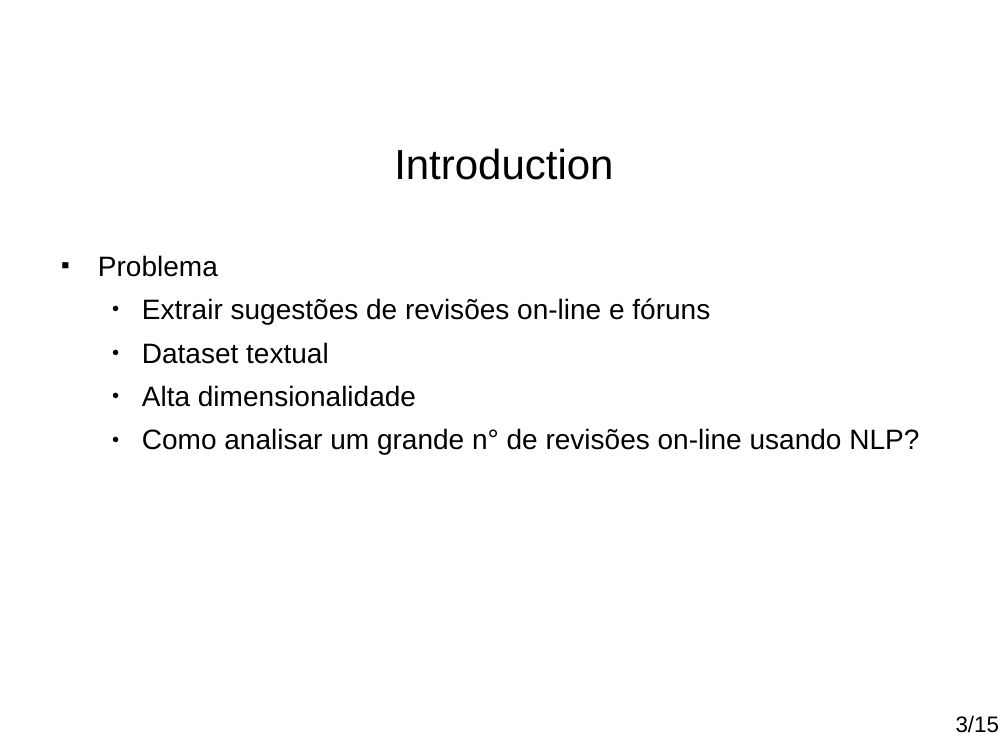
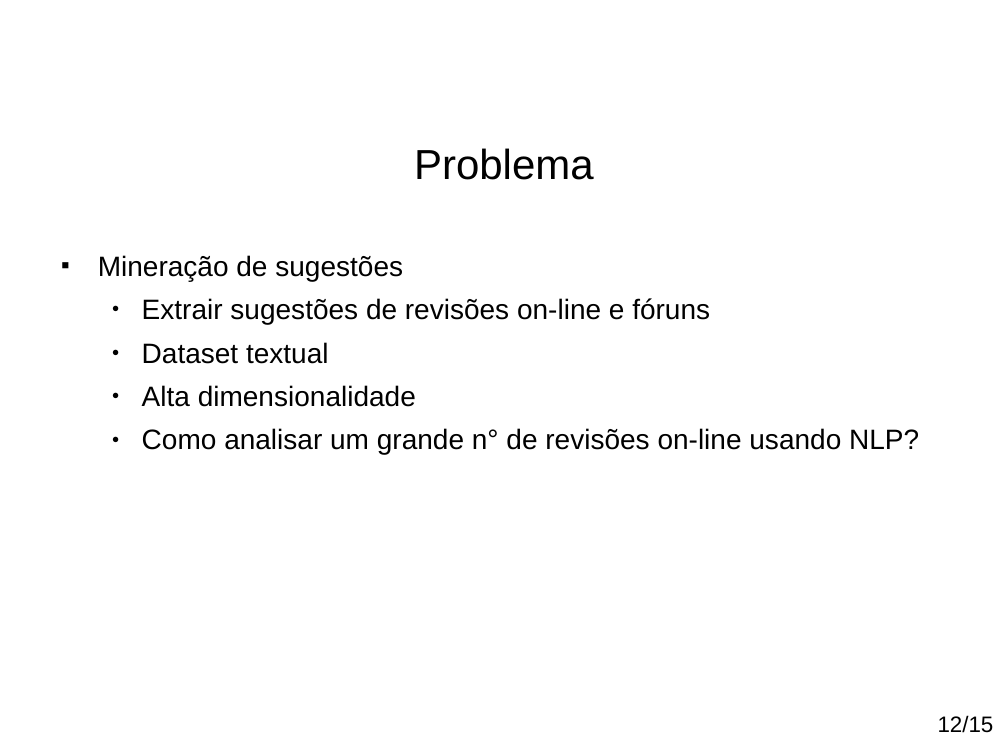
Before and after one commit to paulohq/apresentacao-NLP, a slide deck: slide 13 of apresentacao-mineracao-de-sugestoes.ppt (slide 12 before the commit). Drawn at 1008x756 pixels with LibreOffice and Linux fonts; fonts in the diff are those of the drawing; background and template pictures are left out. Boxes give left, top, right and bottom in pixels: in the first picture for what was removed or moved away, otherwise in the second. Text is boxed around its words. In the diff, an @@ line names an element or a change of style, - is before the commit and + after.

```diff
--- a/apresentacao-mineracao-de-sugestoes.ppt
+++ b/apresentacao-mineracao-de-sugestoes.ppt
@@ title at bbox=[414, 148, 594, 180]: text changed @@
-Introduction
+Problema
@@ text at bbox=[98, 255, 403, 281]: text changed @@
-■ Problema
+■ Mineração de sugestões
@@ text at bbox=[938, 715, 994, 733]: text changed @@
-3/15
+12/15
```
Also in this commit, not shown: 20 other slides changed, 4 slides added, 4 slides removed, 3 other files.
